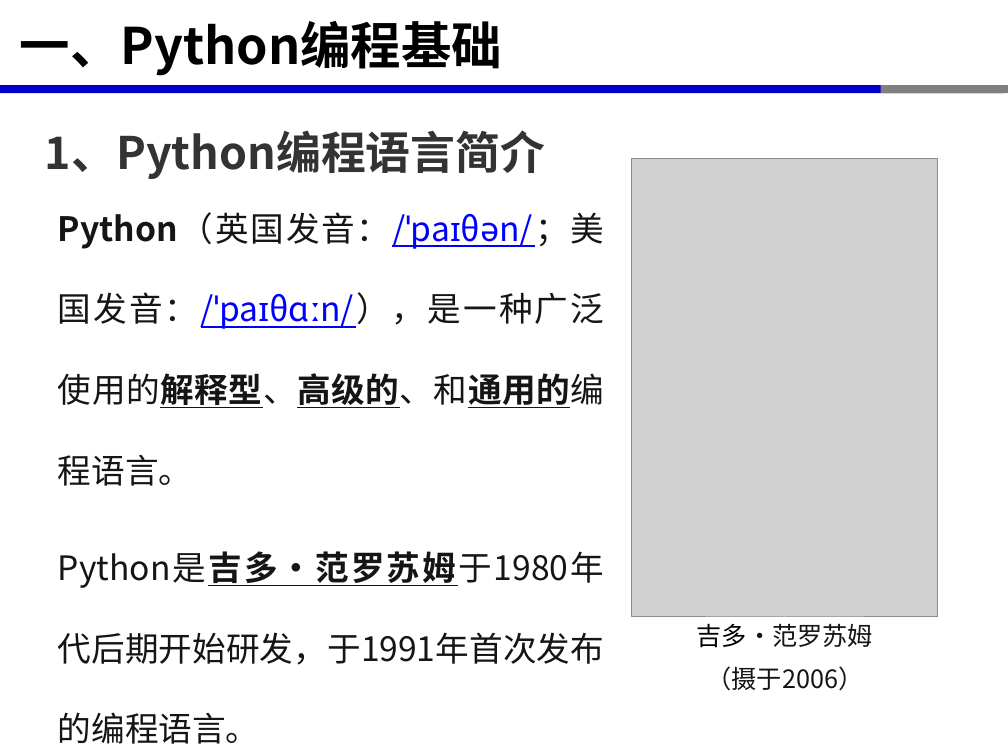
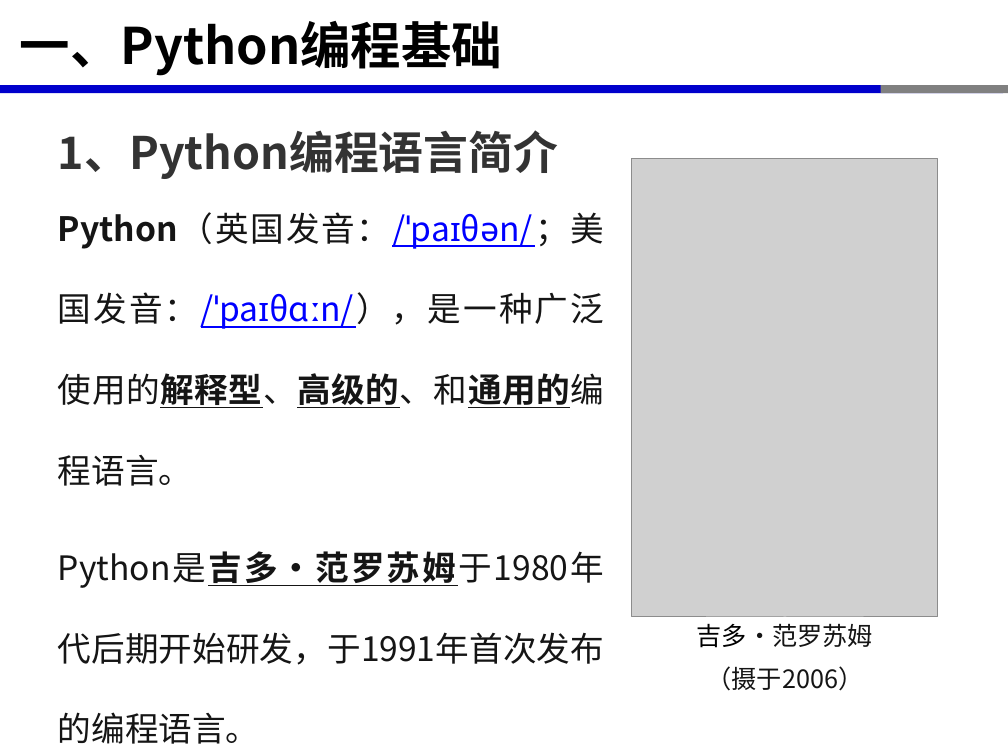
Before and after one commit to xinluo2018/open-source-gis-course, a slide deck: slide 4 of 第3章-开源GIS软件开发环境-6课时/第3章-2-开源GIS软件开发环境-Python编程基础-2学时.pptx. Drawn at 1008x756 pixels with LibreOffice and Linux fonts; fonts in the diff are those of the drawing; grey boxes stand for pictures. Boxes give left, top, right and bottom in pixels: in the first picture for what was removed or moved away, otherwise in the second. Text is boxed around its words. In the diff, an @@ line names an element or a change of style, - is before the commit and + after.

```diff
--- a/第3章-开源GIS软件开发环境-6课时/第3章-2-开源GIS软件开发环境-Python编程基础-2学时.pptx
+++ b/第3章-开源GIS软件开发环境-6课时/第3章-2-开源GIS软件开发环境-Python编程基础-2学时.pptx
@@ text "1、Python编程语言简介": place and size @@
-text "1、Python编程语言简介" at (45, 130, 545, 179)
+text "1、Python编程语言简介" at (58, 130, 558, 179)
```
Also in this commit, not shown: 2 other slides changed, 1 slide added, 4 other files.
